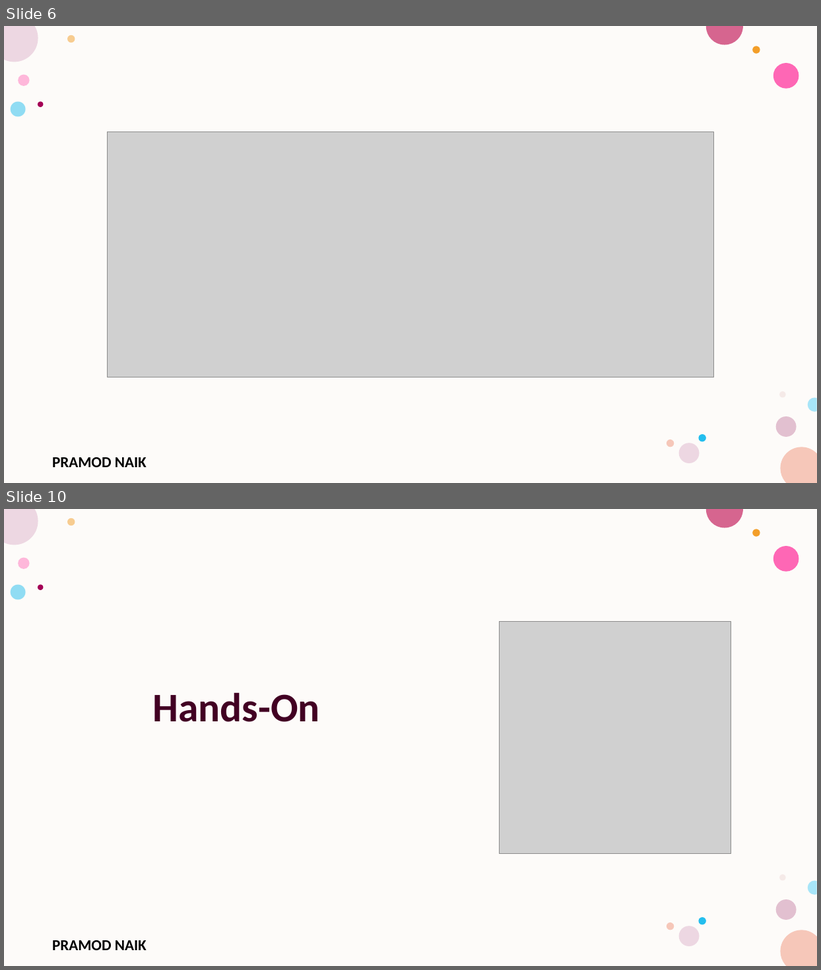
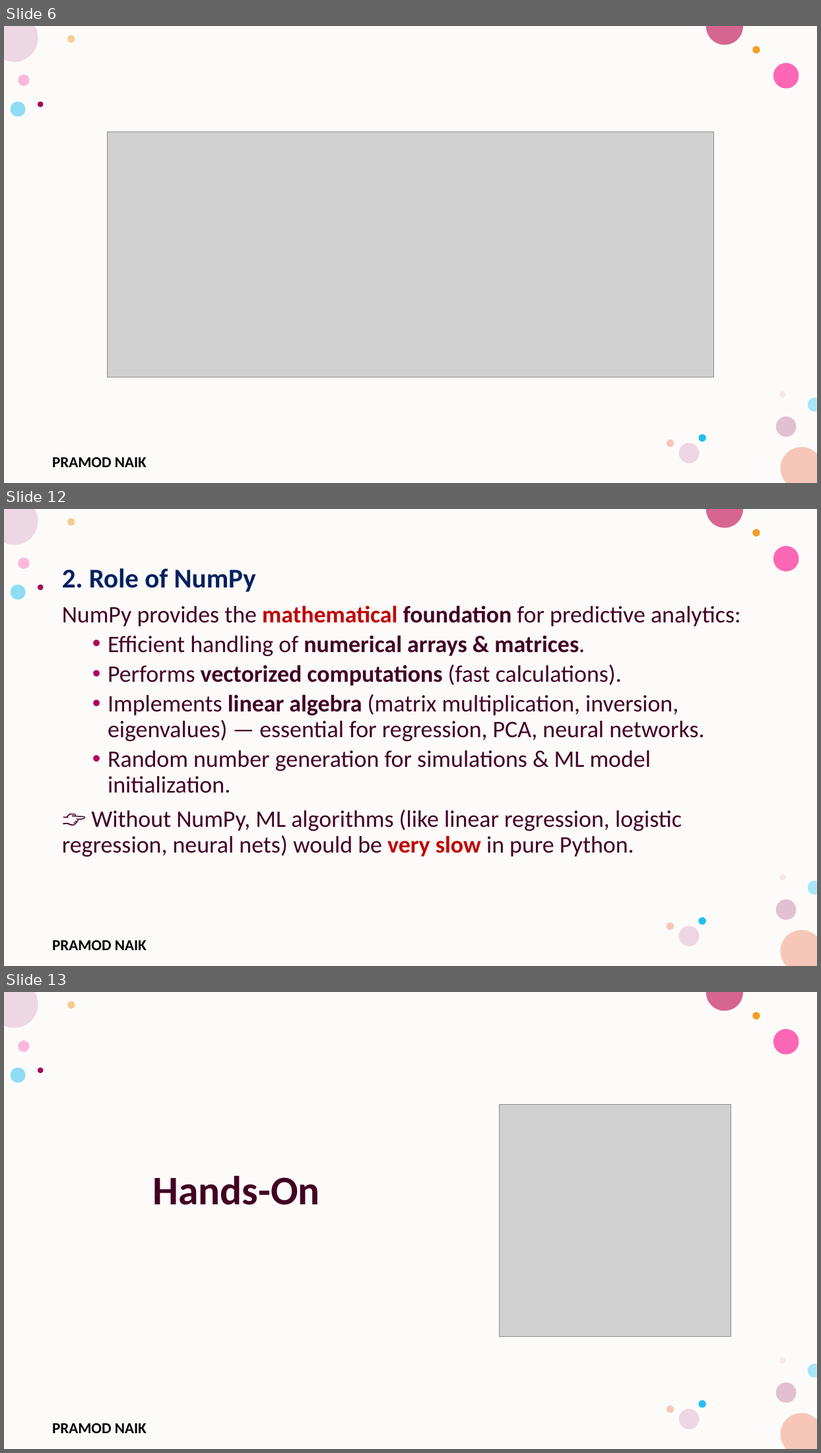
Before and after one commit to PRAMODNAIK-DEV/Python-Predictive-Analytics-Workshop, a slide deck: Introduction to Predictive Analysis.pptx. Shown one above the other, each under a label of ours: slides 6 and 10 before the commit, slides 6, 12 and 13 after it; the slides between them are not shown. The pictures are 821x970 and 821x1453 pixels, drawn with LibreOffice and Linux fonts; fonts in the diff are those of the drawing; grey boxes stand for pictures; background and template pictures are left out. Boxes give left, top, right and bottom in pixels: in the first picture for what was removed or moved away, otherwise in the second. Text is boxed around its words. In the diff, an @@ line names an element or a change of style, - is before the commit and + after.

```diff
--- a/Introduction to Predictive Analysis.pptx
+++ b/Introduction to Predictive Analysis.pptx
@@ slide 12 added at box(4, 509, 817, 966), background #FFFFFF; not listed: 17 template elements that a slide beside it also shows @@
@@ text added at box(62, 568, 741, 857), 28 pt, text #420023 @@
+2. Role of NumPy
+NumPy provides the mathematical foundation for predictive analytics:
+  • Efficient handling of numerical arrays & matrices.
+  • Performs vectorized computations (fast calculations).
+  • Implements linear algebra (matrix multiplication, inversion, eigenvalues) — essential for regression, PCA, neural networks.
+  • Random number generation for simulations & ML model initialization.
+👉 Without NumPy, ML algorithms (like linear regression, logistic regression, neural nets) would be very slow in pure Python.
@@ what was slide 10 is now slide 13 @@
```
Also in this commit, not shown: 3 slides changed, 2 other slides added, 1 other file.
